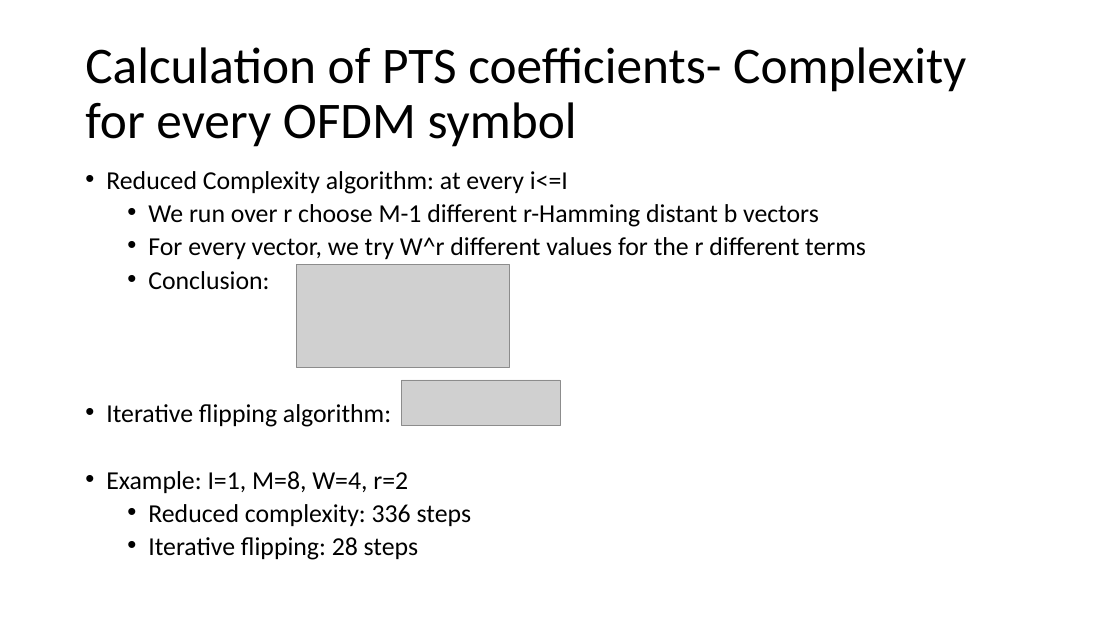
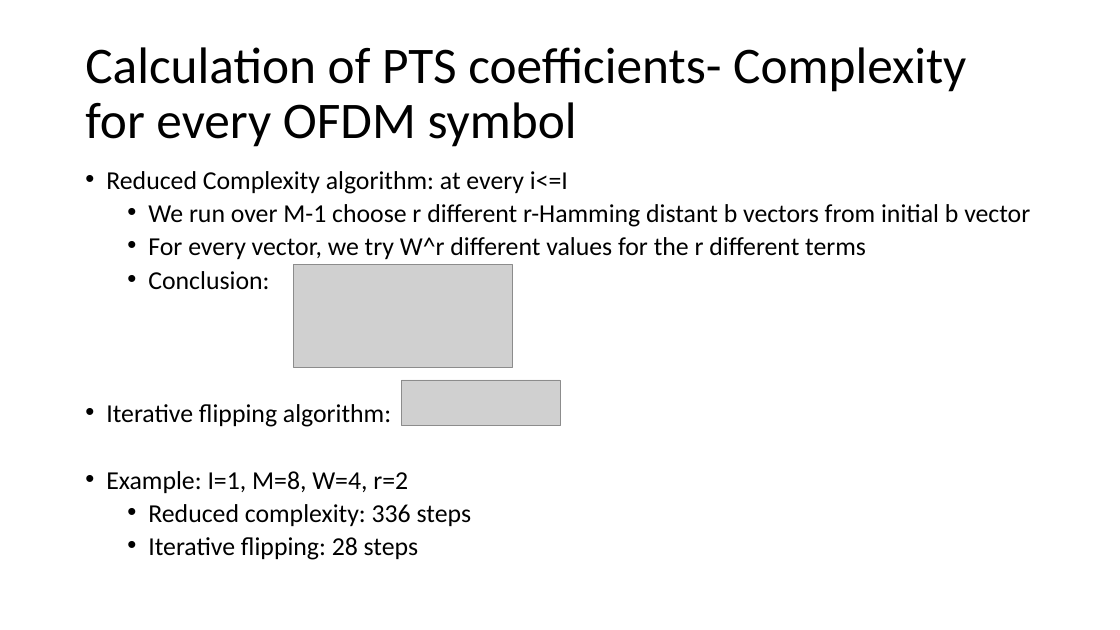
Before and after one commit to liorkissos/VLF-Simulations, a slide deck: slide 34 of PAPR Reduction- PTS.pptx. Drawn at 1120x630 pixels with LibreOffice and Linux fonts; fonts in the diff are those of the drawing; grey boxes stand for pictures. Boxes give left, top, right and bottom in pixels: in the first picture for what was removed or moved away, otherwise in the second. Text is boxed around its words. In the diff, an @@ line names an element or a change of style, - is before the commit and + after.

```diff
--- a/PAPR Reduction- PTS.pptx
+++ b/PAPR Reduction- PTS.pptx
@@ text at (x1=148, y1=204, x2=1030, y2=227): text changed @@
-    • We run over r choose M-1 different r-Hamming distant b vectors
+    • We run over M-1 choose r different r-Hamming distant b vectors from initial b vector
@@ picture resized from (x1=297, y1=264, x2=509, y2=367) to (x1=293, y1=264, x2=512, y2=367) @@
```
Also in this commit, not shown: 11 other slides changed, 1 slide added, 1 other file.
